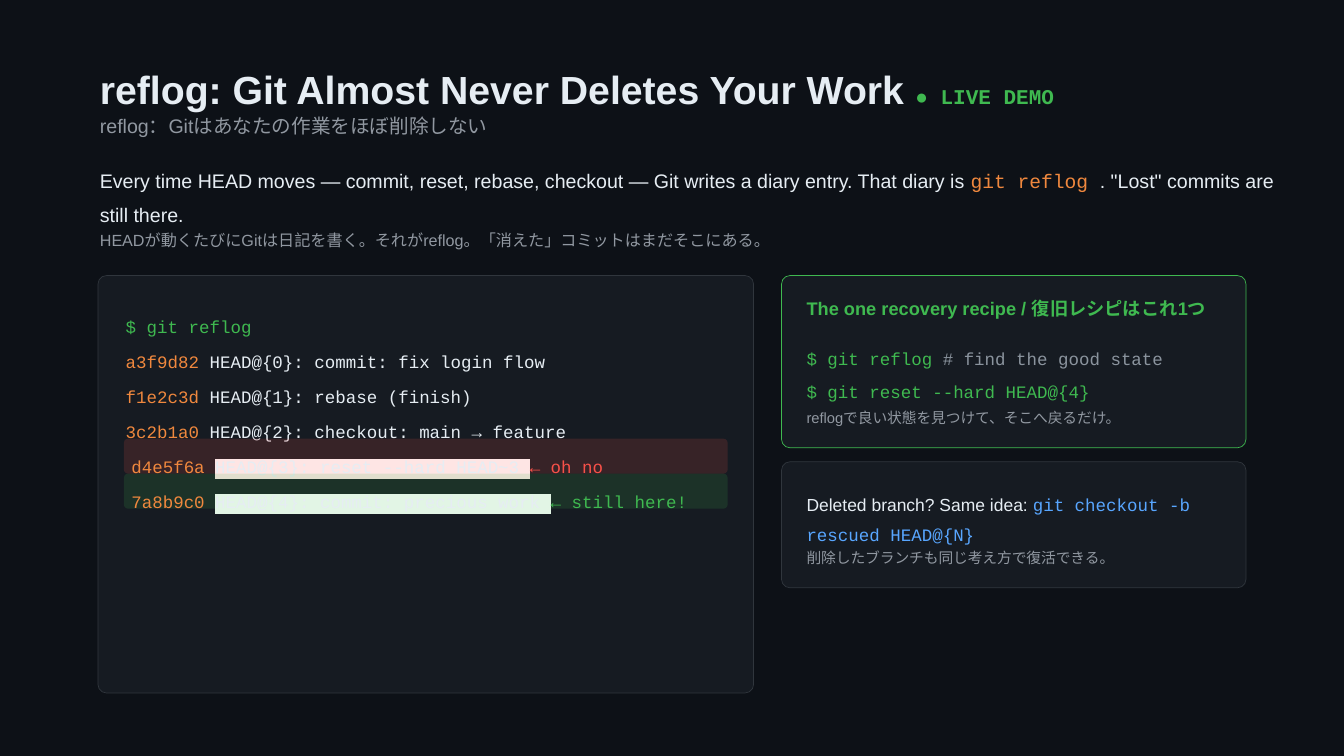
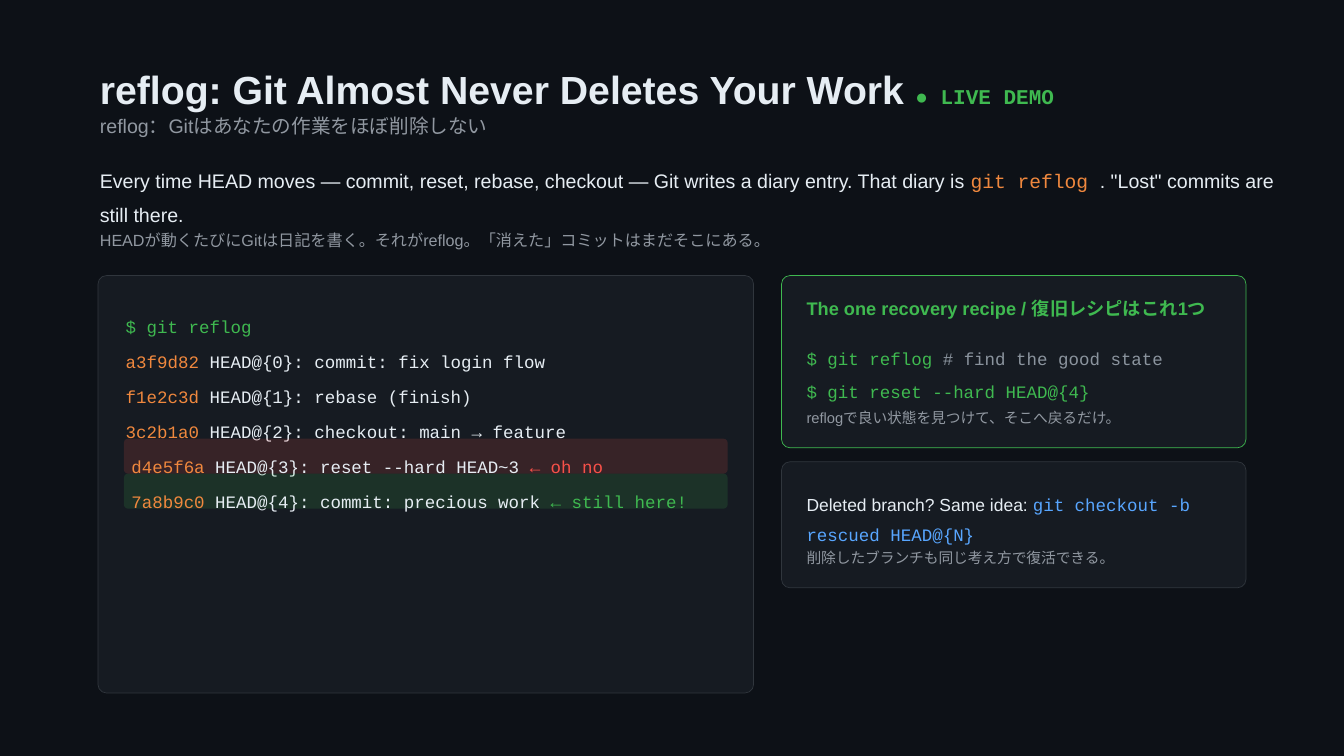
Before and after one commit to Shun-N0/ryudai_git_2026, a slide deck: slide 19 of Git_class_workshop_prep.pptx. Drawn at 1344x756 pixels with LibreOffice and Linux fonts; fonts in the diff are those of the drawing. Boxes give left, top, right and bottom in pixels: in the first picture for what was removed or moved away, otherwise in the second. Text is boxed around its words. In the diff, an @@ line names an element or a change of style, - is before the commit and + after.

```diff
--- a/Git_class_workshop_prep.pptx
+++ b/Git_class_workshop_prep.pptx
@@ text "d4e5f6a HEAD@{3}: reset --hard HEAD~3 ..." at bbox=[131, 461, 603, 477]: highlight #FEE5E4 to none in "HEAD@{3}: reset --hard HEAD~3" @@
@@ text "7a8b9c0 HEAD@{4}: commit: precious work ..." at bbox=[131, 496, 687, 512]: highlight #E2F5E5 to none in "HEAD@{4}: commit: precious work" @@
```
Also in this commit, not shown: 9 other slides changed, 1 slide added, 2 slides removed.
